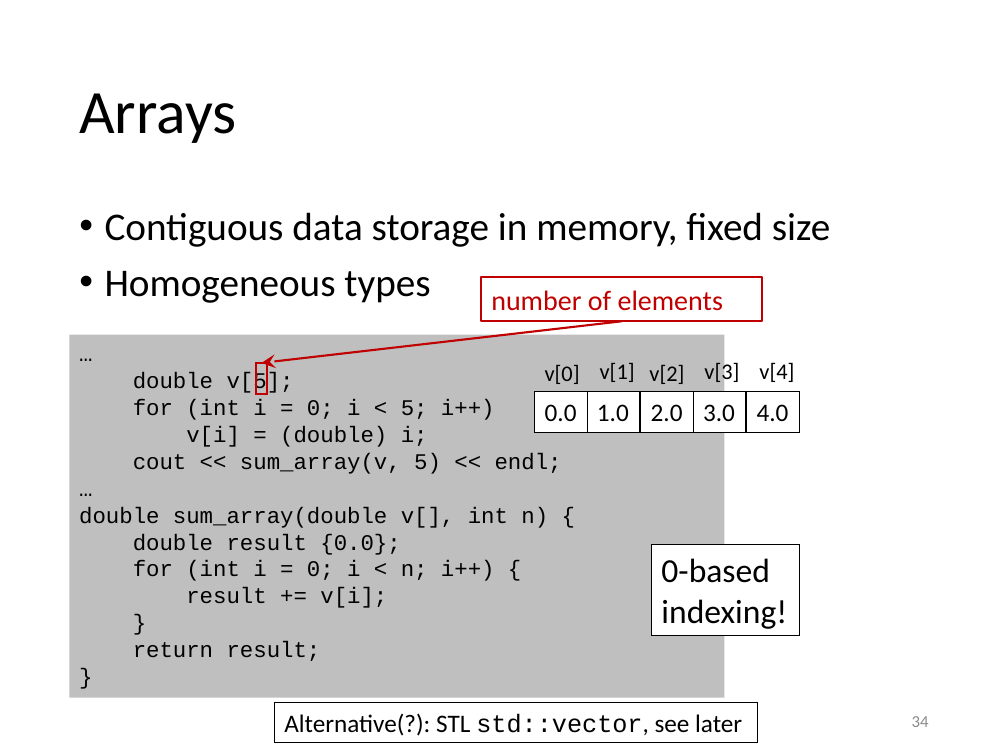
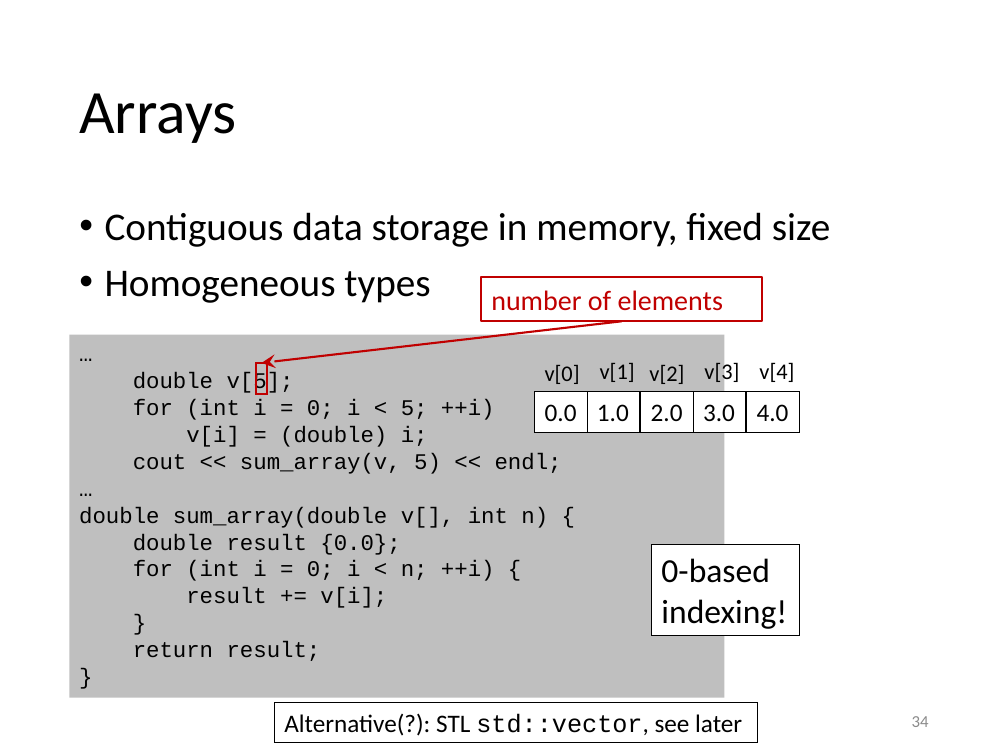
Before and after one commit to gjbex/training-material, a slide deck: slide 34 of CPlusPlus/scientific_cpp.pptx. Drawn at 1008x756 pixels with LibreOffice and Linux fonts; fonts in the diff are those of the drawing. Boxes give left, top, right and bottom in pixels: in the first picture for what was removed or moved away, otherwise in the second. Text is boxed around its words. In the diff, an @@ line names an element or a change of style, - is before the commit and + after.

```diff
--- a/CPlusPlus/scientific_cpp.pptx
+++ b/CPlusPlus/scientific_cpp.pptx
@@ text in rectangle at (133,399,495,420): text changed @@
-for (int i = 0; i < 5; i++)
+for (int i = 0; i < 5; ++i)
@@ text in rectangle at (133,560,495,581): text changed @@
-for (int i = 0; i < n; i++) {
+for (int i = 0; i < n; ++i) {
```
Also in this commit, not shown: 17 other slides changed.
